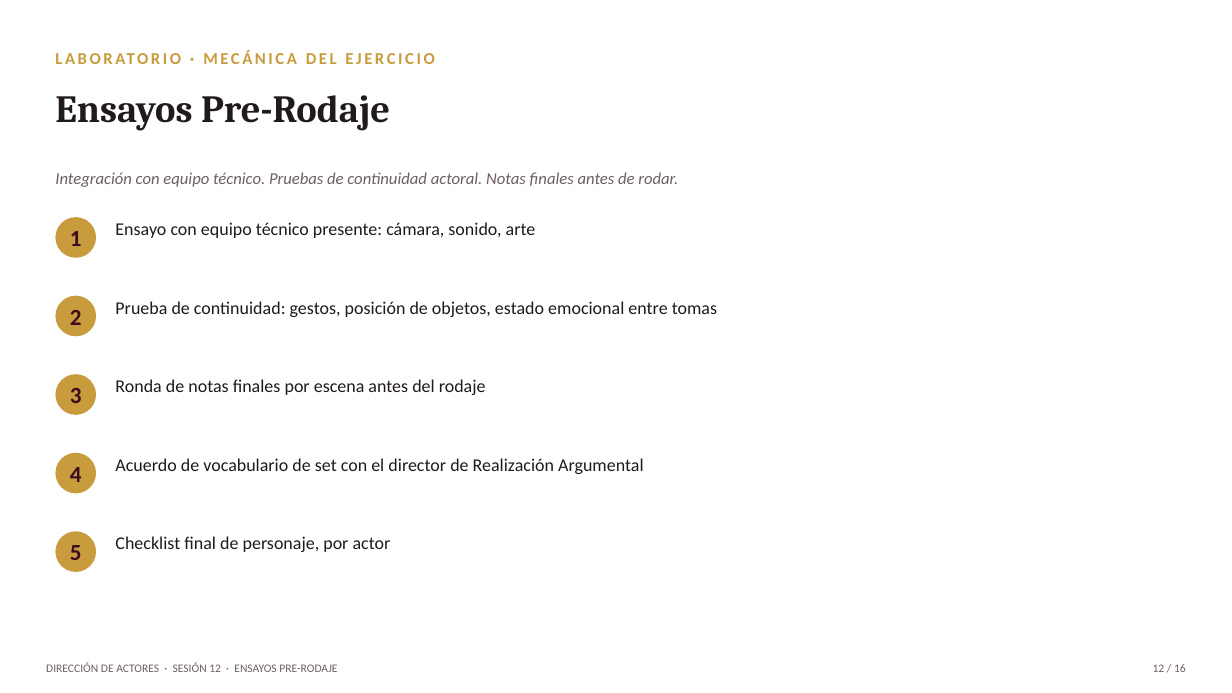
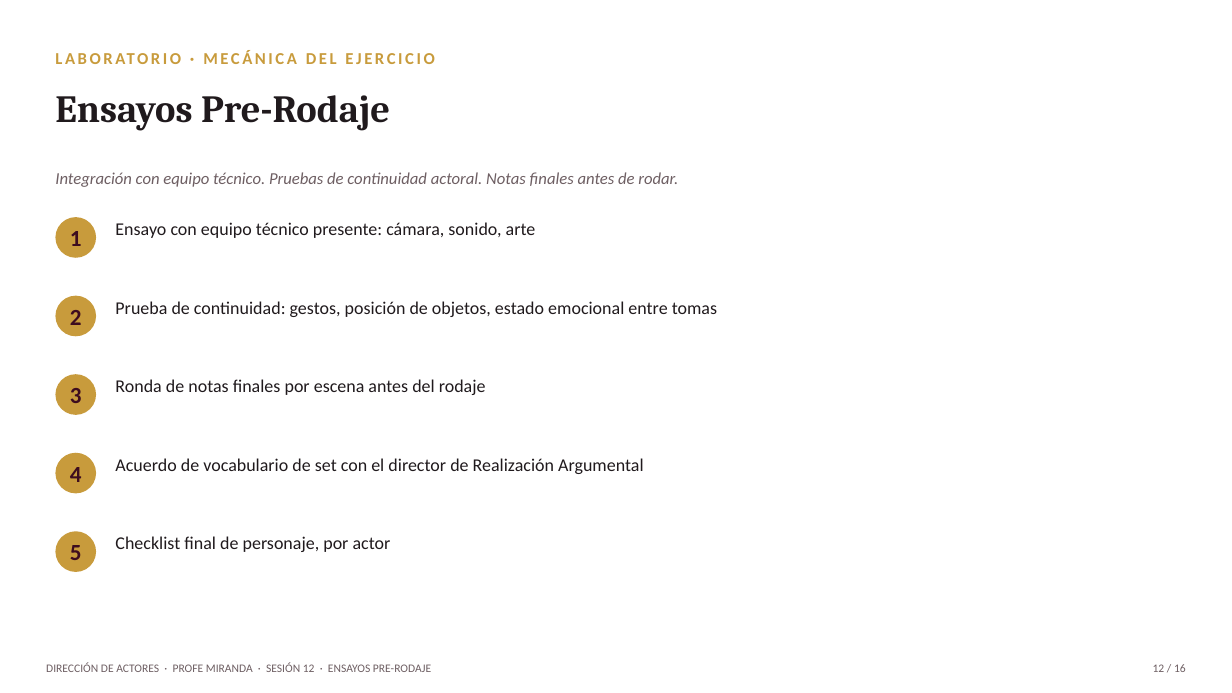
Before and after one commit to mirandajaco-design/profe-miranda, a slide deck: slide 8 of pptx/direccion-actores/Sesion_12_Ensayos_Pre-Rodaje.pptx. Drawn at 1232x693 pixels with LibreOffice and Linux fonts; fonts in the diff are those of the drawing. Boxes give left, top, right and bottom in pixels: in the first picture for what was removed or moved away, otherwise in the second. Text is boxed around its words. In the diff, an @@ line names an element or a change of style, - is before the commit and + after.

Commit message:
Añadir crédito del docente y pestaña de Recursos
Todas las diapositivas de título y el pie de página ahora indican
"Profe Miranda" como docente. El visor web suma una pestaña Recursos
con enlace al repositorio y descarga directa de los 32 .pptx.

```diff
--- a/pptx/direccion-actores/Sesion_12_Ensayos_Pre-Rodaje.pptx
+++ b/pptx/direccion-actores/Sesion_12_Ensayos_Pre-Rodaje.pptx
@@ text at <box>46,663,431,672</box>: text changed @@
-DIRECCIÓN DE ACTORES · SESIÓN 12 · ENSAYOS PRE-RODAJE
+DIRECCIÓN DE ACTORES · PROFE MIRANDA · SESIÓN 12 · ENSAYOS PRE-RODAJE
```
Also in this commit, not shown: 12 other slides changed, 32 other files.
